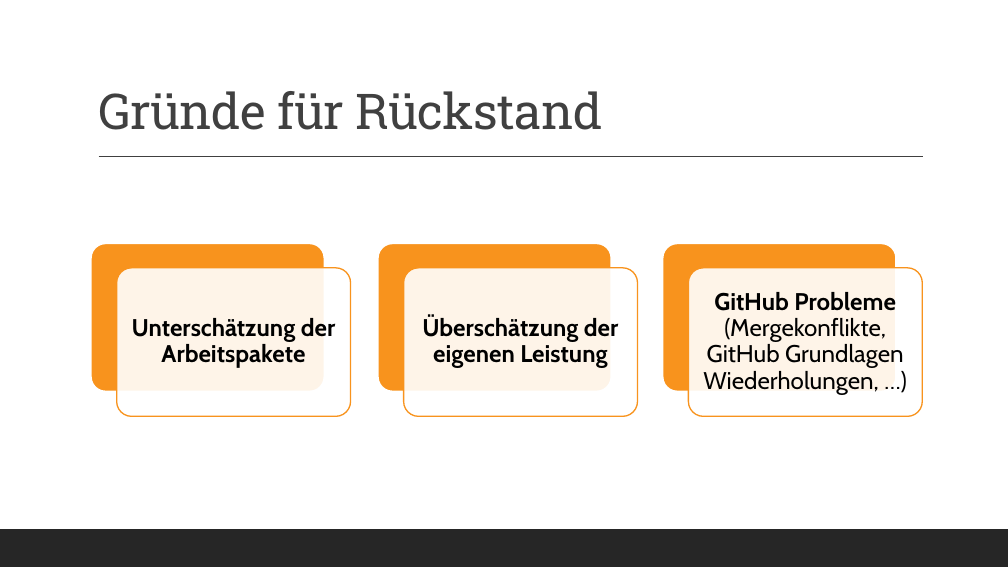
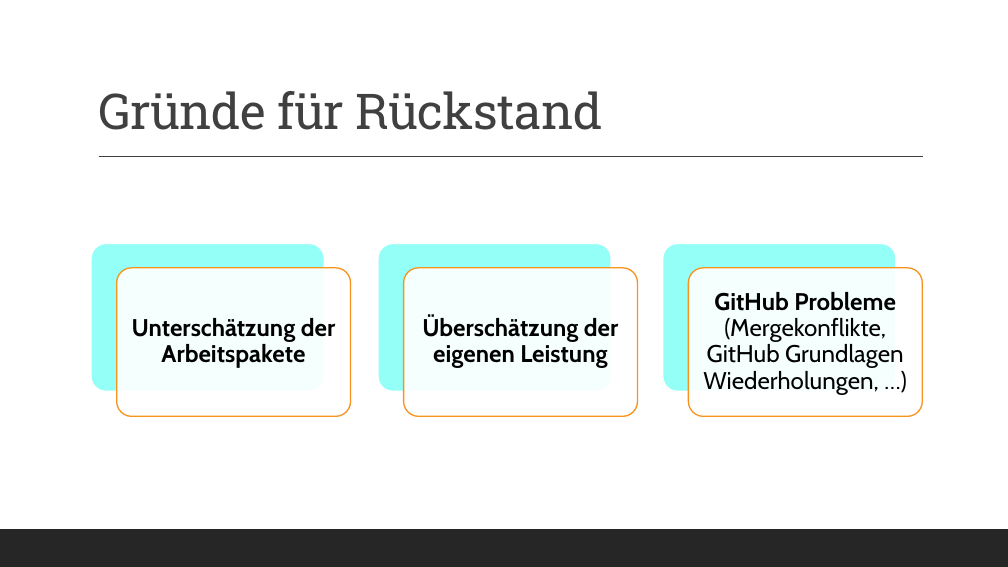
Before and after one commit to jonasaberger/EscapeTheLore, a slide deck: slide 7 of Docs/11_Zwischenpräsentation.pptx. Drawn at 1008x567 pixels with LibreOffice and Linux fonts; fonts in the diff are those of the drawing. Boxes give left, top, right and bottom in pixels: in the first picture for what was removed or moved away, otherwise in the second. Text is boxed around its words. In the diff, an @@ line names an element or a change of style, - is before the commit and + after.

```diff
--- a/Docs/11_Zwischenpräsentation.pptx
+++ b/Docs/11_Zwischenpräsentation.pptx
@@ fill #F8931D to #94FFF7 in 3 elements at (91, 243, 324, 392), (378, 243, 612, 392), (662, 243, 896, 392) @@
```
Also in this commit, not shown: 3 other slides changed, 2 other files.
